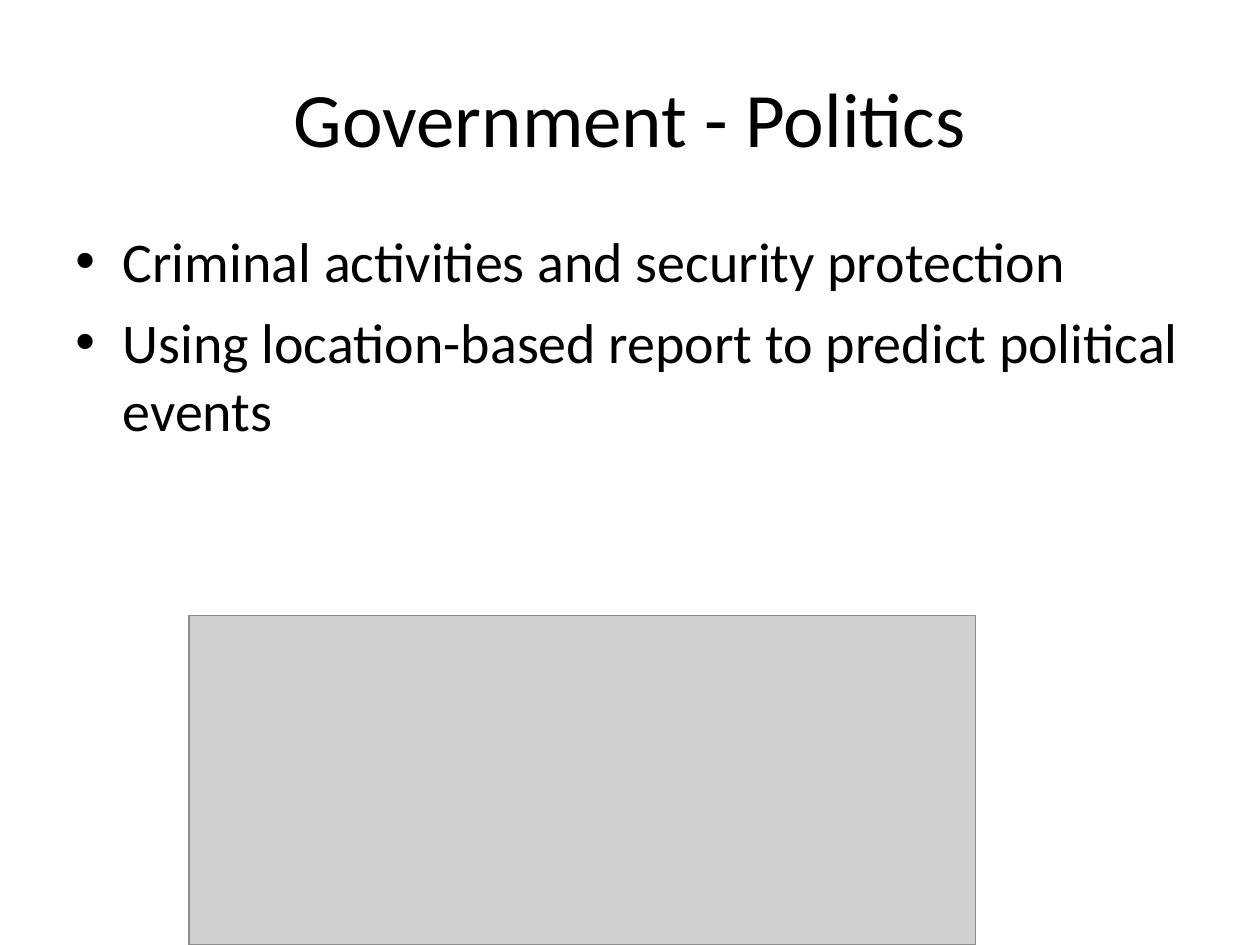
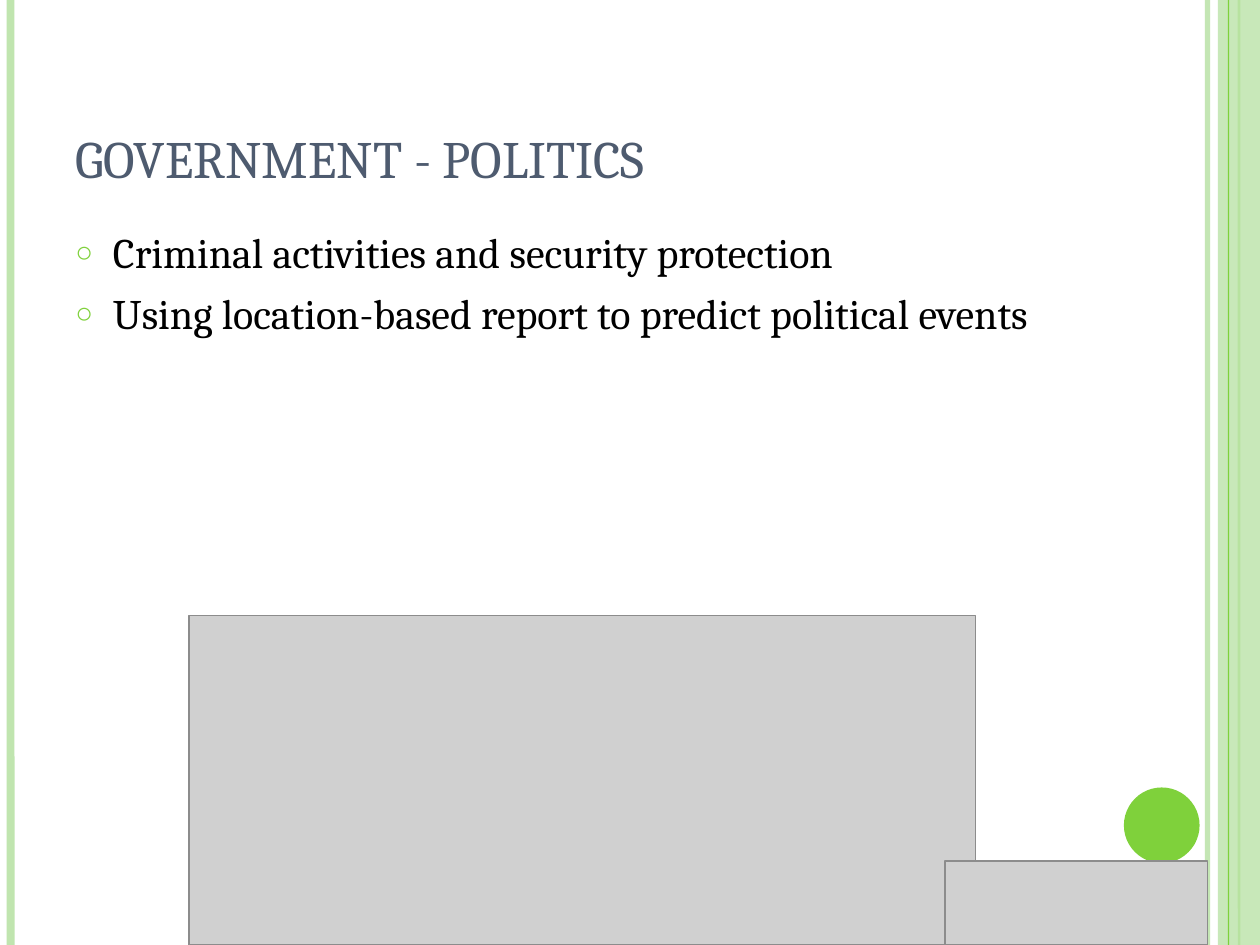
Before and after one commit to NUS-Anonymous/LTA-Data, a slide deck: slide 12 of Business Final Presentation/Presentation1.ppt (slide 10 before the commit). Drawn at 1260x945 pixels with LibreOffice and Linux fonts; fonts in the diff are those of the drawing; grey boxes stand for pictures. Boxes give left, top, right and bottom in pixels: in the first picture for what was removed or moved away, otherwise in the second. Text is boxed around its words. In the diff, an @@ line names an element or a change of style, - is before the commit and + after.

```diff
--- a/Business Final Presentation/Presentation1.ppt
+++ b/Business Final Presentation/Presentation1.ppt
@@ line added from (10, 0) to (10, 945), #C0E5AF 4.51 pt @@
@@ line added from (1207, 0) to (1207, 945), #C0E5AF 3 pt @@
@@ rectangle added at (x1=1218, y1=0, x2=1260, y2=945), fill #C0E5AF at 87% opacity @@
@@ line added from (1228, 0) to (1228, 945), #7FD13B 0.74 pt @@
@@ line added from (1239, 0) to (1239, 945), #7FD13B 1.5 pt @@
@@ title "GOVERNMENT - POLITICS" at (x1=75, y1=142, x2=645, y2=179): vertical alignment middle to bottom @@
@@ title at (x1=75, y1=142, x2=645, y2=179): text changed; size 44 to 30 pt; font Calibri to Cambria; text colour #000000 to #4E5B6F @@
-Government - Politics
+GOVERNMENT - POLITICS
@@ text "Criminal activities and security protection" at (x1=113, y1=238, x2=1028, y2=339): size 32 to 24 pt, font Calibri to Cambria; bullet • to ○; less space between paragraphs; bullet colour #000000 to #7FD13B @@
@@ ellipse added at (x1=1124, y1=788, x2=1200, y2=863), fill #7FD13B @@
@@ picture added at (x1=945, y1=861, x2=1207, y2=945) @@
```
Also in this commit, not shown: 20 other slides changed, 4 slides added, 2 slides removed, 26 other files.
